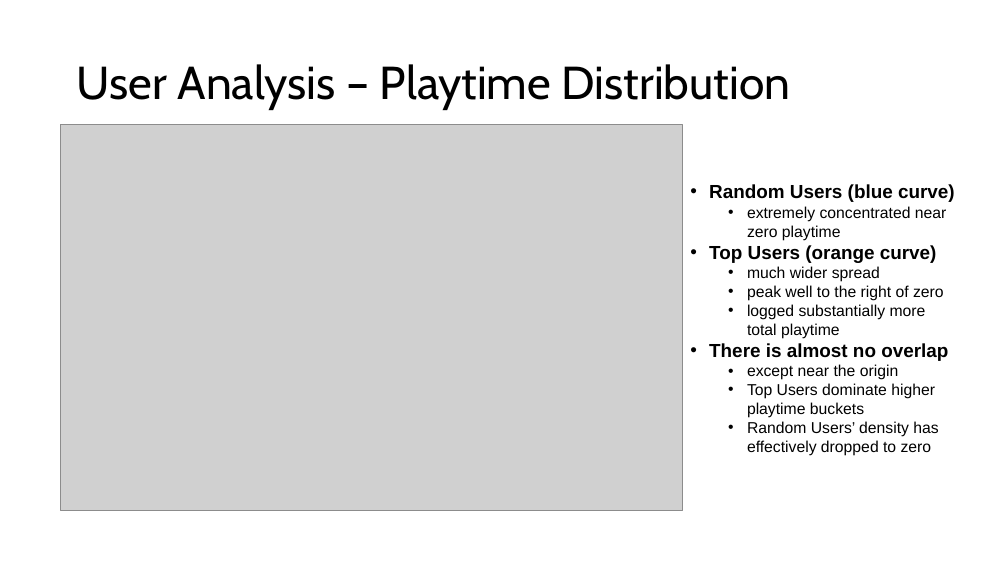
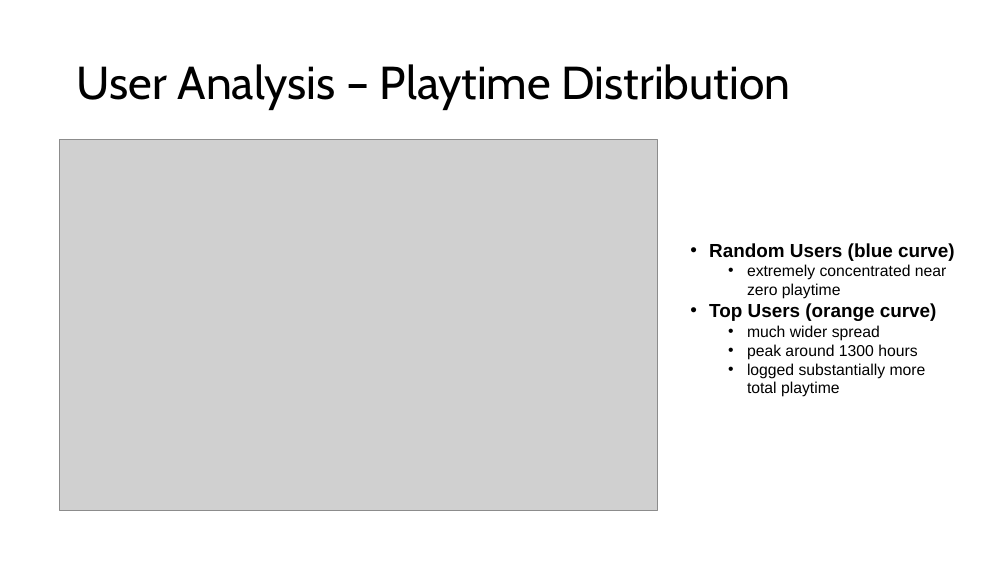
Before and after one commit to mattik01/Osu-RecSys-Study, a slide deck: slide 3 of documentation/Data Analysis.pptx (slide 2 before the commit). Drawn at 1008x567 pixels with LibreOffice and Linux fonts; fonts in the diff are those of the drawing; grey boxes stand for pictures. Boxes give left, top, right and bottom in pixels: in the first picture for what was removed or moved away, otherwise in the second. Text is boxed around its words. In the diff, an @@ line names an element or a change of style, - is before the commit and + after.

```diff
--- a/documentation/Data Analysis.pptx
+++ b/documentation/Data Analysis.pptx
@@ picture: place and size @@
-picture at <box>60,125,683,510</box>
+picture at <box>60,140,657,510</box>
@@ text "Random Users (blue curve)": place and size @@
-text "Random Users (blue curve)" at <box>709,184,955,456</box>
+text "Random Users (blue curve)" at <box>709,243,955,397</box>
@@ text at <box>709,343,948,456</box>: paragraphs removed @@
-• There is almost no overlap
-  • except near the origin
-  • Top Users dominate higher
-    playtime buckets
-  • Random Users’ density has
-    effectively dropped to zero
@@ text at <box>747,344,917,360</box>: text changed @@
-  • peak well to the right of zero
+  • peak around 1300 hours
```
Also in this commit, not shown: 2 other slides changed, 5 slides added, 1 slide removed, 42 other files.
